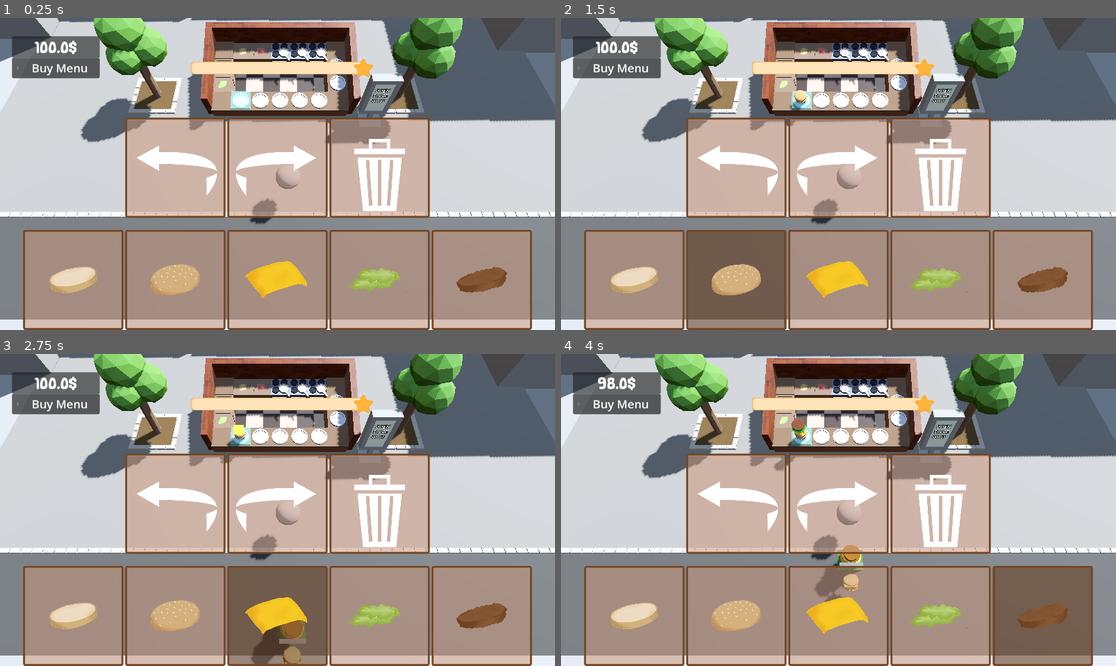
Above: before the commit, frames 1-4 (two rows, left to right).
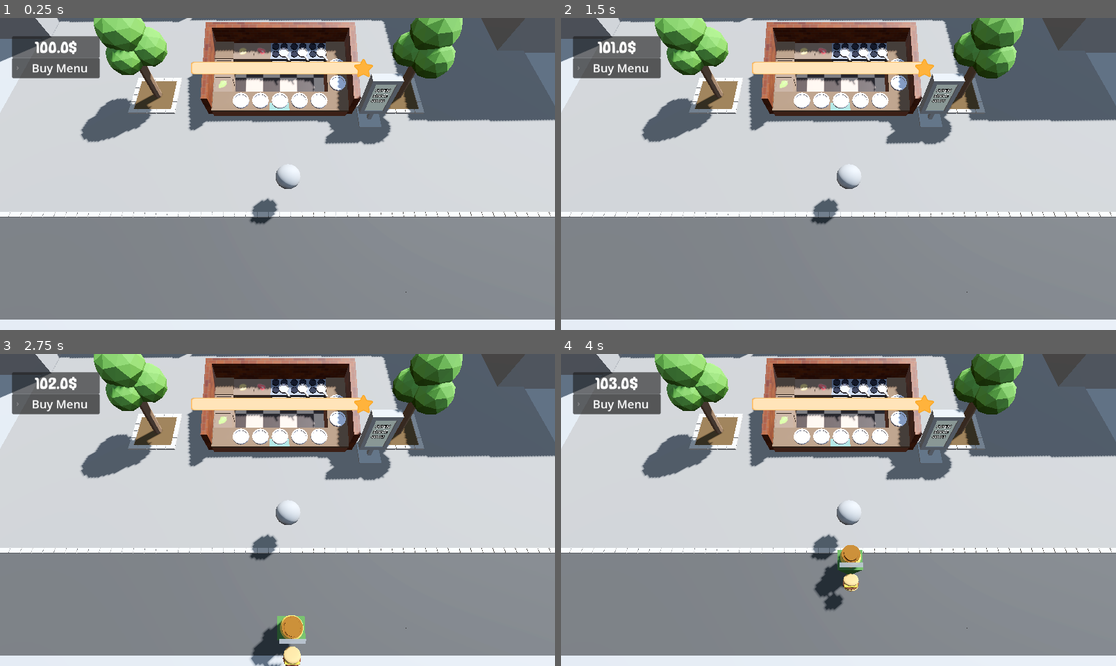
Above: after the commit, the same moments.

Repository: thewasmans/2026-game-jam-burger-truck
Game: Godot game, scene res://scenes/main.tscn
Two runs of this game, one before a commit and one after it. Both use one fixed random seed, a clock stepped at 60 frames per second and the inputs below.
Inputs (mouse positions are in pixels of both pictures, inside the frame that each line leads up to):
- Up to frame 1 (0.25 s): no input
- Up to frame 2 (1.5 s): click (633, 280) at 0.52 s; click (738, 280) at 1.27 s
- Up to frame 3 (2.75 s): click (277, 616) at 2.02 s
- Up to frame 4 (4 s): click (938, 616) at 2.77 s; click (1043, 616) at 3.52 s

The runs differ from the first frame. In frame 1, 47% of the frame differs, in the area x 4-96%, y 23-100%; in frame 2, 47%; in frame 3, 47%; in frame 4, 47%, in the area x 4-96%, y 7-100%.

Commit message:
Add drag n drop ingredients

Diff:
--- a/contents/prefabs/kitchen/counter.tscn
+++ b/contents/prefabs/kitchen/counter.tscn
@@ -9,12 +9,12 @@
 [node name="counter" unique_id=710695029 node_paths=PackedStringArray("node_hover_feedback", "anchor_spawn") instance=ExtResource("1_yg53l")]
 script = ExtResource("2_tqr7n")
 node_hover_feedback = NodePath("Counter")
-anchor_spawn = NodePath("AnchorBurger")
+anchor_spawn = NodePath("Counter/AnchorBurger")
 
-[node name="AnchorBurger" parent="." index="1" unique_id=952649832 instance=ExtResource("3_nmrw8")]
+[node name="AnchorBurger" parent="Counter" parent_id_path=PackedInt32Array(1567535548) index="0" unique_id=952649832 instance=ExtResource("3_nmrw8")]
 transform = Transform3D(1, 0, 0, 0, 1, 0, 0, 0, 1, 0, 0.669, 0)
 
-[node name="Area3D" type="Area3D" parent="." index="2" unique_id=1611687756]
+[node name="Area3D" type="Area3D" parent="." index="1" unique_id=1611687756]
 
 [node name="CollisionShape3D" type="CollisionShape3D" parent="Area3D" index="0" unique_id=143875316]
 shape = SubResource("BoxShape3D_yg53l")
--- a/contents/prefabs/ui/game_ui.tscn
+++ b/contents/prefabs/ui/game_ui.tscn
@@ -42,6 +42,7 @@
 editable = false
 
 [node name="HBoxControl" type="HBoxContainer" parent="." unique_id=2039292817]
+visible = false
 layout_mode = 1
 anchors_preset = 12
 anchor_top = 1.0
@@ -71,6 +72,7 @@
 icon = ExtResource("7_ckmay")
 
 [node name="HBoxIngredientsButton" type="HBoxContainer" parent="." unique_id=1966454403]
+visible = false
 layout_mode = 1
 anchors_preset = 12
 anchor_top = 1.0
--- a/scenes/main.tscn
+++ b/scenes/main.tscn
@@ -23,7 +23,6 @@
 [ext_resource type="Script" path="res://scripts/furnitures.gd" id="19_og1vs"]
 [ext_resource type="Resource" uid="uid://da52klgb8iem0" path="res://data/ingredients/steak.tres" id="19_yq6so"]
 [ext_resource type="Texture2D" uid="uid://bbtfkx7mh5t6o" path="res://contents/ui/assets/trash.png" id="20_2wyq8"]
-[ext_resource type="PackedScene" uid="uid://cnqxm7mb2fw5c" path="res://contents/vfx/smoke_vfx.tscn" id="20_pm3ni"]
 [ext_resource type="PackedScene" uid="uid://0xjac1r22bli" path="res://contents/3d/kitchen/stove/stove.gltf" id="21_vxglm"]
 [ext_resource type="Resource" uid="uid://ceppbwd4jotj4" path="res://data/furnitures/furniture_01.tres" id="22_fv21b"]
 [ext_resource type="PackedScene" uid="uid://nv67orp1v886" path="res://scenes/selector.tscn" id="22_y6deb"]
@@ -40,6 +39,51 @@
 model_3d = ExtResource("21_vxglm")
 metadata/_custom_type_script = "uid://cby3s6lg60sk5"
 
+[sub_resource type="Gradient" id="Gradient_vnvi5"]
+offsets = PackedFloat32Array(0, 0.437018, 1)
+colors = PackedColorArray(0.38170326, 0.38170326, 0.3817031, 0.84705883, 1, 0.9372549, 0.8117647, 0.88235295, 0.9529412, 0.92941177, 0.6901961, 0.9411765)
+
+[sub_resource type="GradientTexture1D" id="GradientTexture1D_w3lu1"]
+gradient = SubResource("Gradient_vnvi5")
+
+[sub_resource type="Curve" id="Curve_457x1"]
+_limits = [0.0, 4.45, 0.0, 1.0]
+_data = [Vector2(0, 1.4444716), 0.0, 0.41160738, 0, 0, Vector2(1, 0.03161621), -4.619612, 0.0, 0, 0]
+point_count = 2
+
+[sub_resource type="CurveTexture" id="CurveTexture_6rs2f"]
+curve = SubResource("Curve_457x1")
+
+[sub_resource type="Curve" id="Curve_eb7q1"]
+_data = [Vector2(0, 1), 0.0, 0.0, 0, 0, Vector2(1, 0), 0.0, 0.0, 0, 0]
+point_count = 2
+
+[sub_resource type="CurveTexture" id="CurveTexture_ti0k1"]
+curve = SubResource("Curve_eb7q1")
+
+[sub_resource type="ParticleProcessMaterial" id="ParticleProcessMaterial_xt8e8"]
+lifetime_randomness = 0.4
+emission_shape = 1
+emission_sphere_radius = 1.0
+spread = 180.0
+initial_velocity_min = 0.29999998
+initial_velocity_max = 1.5
+gravity = Vector3(0, 1.1, 0)
+scale_min = 0.19999999
+scale_max = 0.39999998
+scale_curve = SubResource("CurveTexture_ti0k1")
+color = Color(0.65882355, 0.65882355, 0.65882355, 0.67058825)
+color_initial_ramp = SubResource("GradientTexture1D_w3lu1")
+emission_curve = SubResource("CurveTexture_6rs2f")
+
+[sub_resource type="StandardMaterial3D" id="StandardMaterial3D_a7jxu"]
+transparency = 1
+vertex_color_use_as_albedo = true
+albedo_color = Color(0.70796657, 0.7079665, 0.7079665, 1)
+
+[sub_resource type="SphereMesh" id="SphereMesh_ithj1"]
+material = SubResource("StandardMaterial3D_a7jxu")
+
 [sub_resource type="StandardMaterial3D" id="StandardMaterial3D_0wfyh"]
 albedo_color = Color(0.88235295, 0, 0, 1)
 
@@ -73,17 +117,16 @@
 
 [sub_resource type="SphereMesh" id="SphereMesh_5q0nq"]
 
-[node name="Main" type="Node3D" unique_id=113603498 node_paths=PackedStringArray("snack_truck", "game_ui", "spawner", "anchor_plates", "anchor_plates_clients", "plate_selector", "vfx_burger_disappear", "navigation")]
+[node name="Main" type="Node3D" unique_id=113603498 node_paths=PackedStringArray("snack_truck", "game_ui", "spawner", "anchor_plates_clients", "plate_selector", "vfx_burger_disappear", "navigation")]
 script = ExtResource("4_abcde")
 snack_truck = NodePath("Level/Kitchen")
 game_ui = NodePath("GameUI")
 spawner = NodePath("Level/HungryClientSpawner")
 burgers_data = Array[ExtResource("2_jkv2x")]([ExtResource("3_jbj1t"), ExtResource("4_muem4"), ExtResource("5_dp3eg"), ExtResource("6_0ld40"), ExtResource("7_gqmmt"), ExtResource("8_yc10j"), ExtResource("9_jscy8"), ExtResource("10_pm3ni"), ExtResource("11_y6deb"), ExtResource("12_og1vs")])
 ingredients_data = Array[ExtResource("13_pm3ni")]([ExtResource("14_y6deb"), ExtResource("15_og1vs"), ExtResource("16_2wyq8"), ExtResource("17_vxglm"), ExtResource("19_yq6so")])
-anchor_plates = [NodePath("Level/Kitchen/AnchorPlateFood/AnchorPlate01"), NodePath("Level/Kitchen/AnchorPlateFood/AnchorPlate02"), NodePath("Level/Kitchen/AnchorPlateFood/AnchorPlate03"), NodePath("Level/Kitchen/AnchorPlateFood/AnchorPlate04"), NodePath("Level/Kitchen/AnchorPlateFood/AnchorPlate05")]
 anchor_plates_clients = [NodePath("Level/Kitchen/AnchorPlateClients/AnchorClient01"), NodePath("Level/Kitchen/AnchorPla …(210 unchanged characters)…
 plate_selector = NodePath("Level/Selector")
-vfx_burger_disappear = NodePath("Level/Kitchen/AnchorPlateFood/VFX Burger Disappear/GPUParticles3D")
+vfx_burger_disappear = NodePath("Level/Kitchen/GPUParticles3D")
 default_amount_money = 100.0
 furnitures = Array[ExtResource("19_og1vs")]([SubResource("Resource_2wyq8"), ExtResource("22_fv21b"), ExtResource("23_tel4y"), ExtResource("24_qkpxi"), ExtResource("25_5q0nq")])
 navigation = NodePath("Level/NavigationRegion3D")
@@ -101,6 +144,17 @@
 camera = NodePath("../../Global/Camera3D")
 distance = 14.5
 
+[node name="GPUParticles3D" type="GPUParticles3D" parent="Level/Kitchen" unique_id=1636278527]
+transform = Transform3D(-1, 0, 8.742278e-08, 0, 1, 0, -8.742278e-08, 0, -1, 0.3301512, 1.1950979, 1.7882056)
+emitting = false
+amount = 20
+lifetime = 0.8
+one_shot = true
+explosiveness = 1.0
+fixed_fps = 0
+process_material = SubResource("ParticleProcessMaterial_xt8e8")
+draw_pass_1 = SubResource("SphereMesh_ithj1")
+
 [node name="TargetPositionClients" type="Node3D" parent="Level/Kitchen" unique_id=1746330562]
 transform = Transform3D(-1, 0, 8.742278e-08, 0, 1, 0, -8.742278e-08, 0, -1, 0.2929997, 0, 3.210757)
 
@@ -110,26 +164,6 @@
 [node name="Leaving" type="MeshInstance3D" parent="Level/Kitchen/TargetPositionClients" unique_id=696312194]
 transform = Transform3D(1, 0, 0, 0, 1, 0, 0, 0, 1, -15.4920025, 0, 0)
 mesh = SubResource("SphereMesh_0wfyh")
-
-[node name="AnchorPlateFood" type="Node3D" parent="Level/Kitchen" unique_id=1635520529]
-
-[node name="VFX Burger Disappear" parent="Level/Kitchen/AnchorPlateFood" unique_id=869497307 instance=ExtResource("20_pm3ni")]
-transform = Transform3D(-1, 0, 8.742278e-08, 0, 1, 0, -8.742278e-08, 0, -1, -0.09317541, 1.1247842, 1.7059641)
-
-[node name="AnchorPlate01" parent="Level/Kitchen/AnchorPlateFood" unique_id=952649832 instance=ExtResource("28_tel4y")]
-transform = Transform3D(-1, -2.4256808e-08, 8.399017e-08, 0, 0.96073556, 0.27746555, -8.742278e-08, 0.27746555, -0.96073556, -2.0024374, 1.0088128, 1.5918484)
-
-[node name="AnchorPlate02" parent="Level/Kitchen/AnchorPlateFood" unique_id=2061098516 instance=ExtResource("28_tel4y")]
-transform = Transform3D(-1, -2.4256808e-08, 8.399017e-08, 0, 0.96073556, 0.27746555, -8.742278e-08, 0.27746555, -0.96073556, -0.99566084, 1.0088128, 1.5918484)
-
-[node name="AnchorPlate03" parent="Level/Kitchen/AnchorPlateFood" unique_id=1504277941 instance=ExtResource("28_tel4y")]
-transform = Transform3D(-1, -2.4256808e-08, 8.399017e-08, 0, 0.96073556, 0.27746555, -8.742278e-08, 0.27746555, -0.96073556, 0.015567303, 1.0088128, 1.5918484)
-
-[node name="AnchorPlate04" parent="Level/Kitchen/AnchorPlateFood" unique_id=1394967471 instance=ExtResource("28_tel4y")]
-transform = Transform3D(-1, -2.4256808e-08, 8.399017e-08, 0, 0.96073556, 0.27746555, -8.742278e-08, 0.27746555, -0.96073556, 1.0016363, 1.0088128, 1.5918484)
-
-[node name="AnchorPlate05" parent="Level/Kitchen/AnchorPlateFood" unique_id=1369997224 instance=ExtResource("28_tel4y")]
-transform = Transform3D(-1, -2.4256808e-08, 8.399017e-08, 0, 0.96073556, 0.27746555, -8.742278e-08, 0.27746555, -0.96073556, 2.0044355, 1.0088128, 1.5918484)
 
 [node name="AnchorPlateClients" type="Node3D" parent="Level/Kitchen" unique_id=425371094]
 
@@ -211,5 +245,3 @@
 
 [connection signal="child_entered_tree" from="Level" to="." method="on_child_entered_tree"]
 [connection signal="child_entered_tree" from="GameUI" to="GameUI" method="_on_child_entered_tree"]
-
-[editable path="Level/Kitchen/AnchorPlateFood/VFX Burger Disappear"]
--- a/scripts/box_interract.gd
+++ b/scripts/box_interract.gd
@@ -8,6 +8,7 @@
 @export var scale_animation:float = 1.5
 @export var ingredient:Ingredient
 @export var anchor_spawn:Node3D
+var _plate:Plate
 
 func _ready() -> void:
 	$Area3D.mouse_entered.connect(_on_area_3d_mouse_entered)
--- a/scripts/main.gd
+++ b/scripts/main.gd
@@ -4,31 +4,11 @@
 
 signal money_changed
 
-class Plate:
-	var _ingredients:Array[Ingredient] = []
-	var _anchor:Node3D
-
-	func _init(anchor:Node3D) -> void:
-		_anchor = anchor
-
-	func add_ingredient(ingredient:Ingredient):
-		var instance: Node3D = ingredient.model_3d.instantiate()
-		_ingredients.append(ingredient)
-		instance.position += Vector3.UP * _ingredients.size() * .25
-		instance.scale = Vector3.ONE * .25
-		_anchor.add_child(instance)
-
-	func clear():
-		for child in _anchor.get_children():
-			child.queue_free()
-		_ingredients = []
-
 @export var snack_truck: SnackTruck
 @export var game_ui: GameUI
 @export var spawner: HungryClientSpawner
 @export var burgers_data: Array[BurgerData]
 @export var ingredients_data: Array[Ingredient]
-@export var anchor_plates: Array[Node3D]
 @export var anchor_plates_clients: Array[Node3D]
 @export var plate_selector: Node3D
 @export var vfx_burger_disappear: GPUParticles3D
@@ -44,17 +24,19 @@
 var _current_index_plate: int
 var _current_furniture:Furniture
 var _current_furniture_instance: Node3D
-var current_plate:Plate:
-	get:
-		return _plates[_current_index_plate]
+var current_plate:Plate
 var current_burger:Array[Ingredient]:
 	get:
 		return current_plate._ingredients
+var anchor_plates: Array:
+	get:
+		var box = snack_truck.plates_box.map(func(elt:BoxInterract): return elt.anchor_spawn)
+		return box
 
 func _ready() -> void:
 	_current_furniture = null
 	snack_truck.reputation_changed.connect(game_ui.on_reputation_changed)
-	snack_truck.ingredient_plate_assigned.connect(lol)
+	snack_truck.ingredient_plate_assigned.connect(_on_ingredient_plate_assigned)
 	game_ui.init_buttons_ingredients(ingredients_data)
 	game_ui.init_buttons_furnitures(furnitures)
 	game_ui.select_plate_changed.connect(plate_selected_changed)
@@ -63,15 +45,18 @@
 	for button in game_ui.ingredients_buttons:
 		var ingredient:Ingredient = button.get_meta("ingredient")
 		button.pressed.connect(add_ingredient_on_plate.bind(ingredient))
-	for anchor in anchor_plates:
-		_plates.append(Plate.new(anchor))
+
+	for box in snack_truck.plates_box:
+		print("box.anchor_spawn", box.anchor_spawn)
+		var plate = Plate.new(box.anchor_spawn)
+		box._plate = plate
+		_plates.append(plate)
 
 	for anchor in anchor_plates_clients:
 		_plates_availalble[anchor] = null
 
 	_money = default_amount_money
 	game_ui.set_money_value(default_amount_money)
-	plate_selected_changed(0)
 
 func furniture_selected(furniture:Furniture):
 	_current_furniture = furniture
@@ -109,7 +94,8 @@
 				_current_furniture_instance = null
 
 func flush_current_plate():
-	current_plate.clear()
+	if current_plate:
+		current_plate.clear()
 
 func on_child_entered_tree(node: Node) -> void:
 	if node is HungryClient:
@@ -151,11 +137,14 @@
 			break
 	assign_clients_to_plates()
 
-func lol(box, ingredient:Ingredient):
+func _on_ingredient_plate_assigned(box: BoxInterract, ingredient: Ingredient):
+	print("box._plate ", box._plate)
+	current_plate = box._plate
 	add_ingredient_on_plate(ingredient)
 
 func add_ingredient_on_plate(ingredient:Ingredient):
 	if buy_ingredient(ingredient):
+		print("current_plate,", current_plate)
 		current_plate.add_ingredient(ingredient)
 		var client := burger_match_with_client(current_burger)
 		if client:
--- /dev/null
+++ b/scripts/plate.gd
@@ -0,0 +1,21 @@
+extends Object
+class_name Plate
+
+var _ingredients:Array[Ingredient] = []
+var _anchor:Node3D
+
+func _init(anchor:Node3D) -> void:
+	_anchor = anchor
+
+func add_ingredient(ingredient:Ingredient):
+	var instance: Node3D = ingredient.model_3d.instantiate()
+	_ingredients.append(ingredient)
+	instance.position += Vector3.UP * _ingredients.size() * .25
+	instance.scale = Vector3.ONE * .25
+	_anchor.add_child(instance)
+	print("_anchor ", _anchor)
+
+func clear():
+	for child in _anchor.get_children():
+		child.queue_free()
+	_ingredients = []
--- a/scripts/snack_truck.gd
+++ b/scripts/snack_truck.gd
@@ -3,7 +3,7 @@
 class_name SnackTruck
 
 signal reputation_changed(new_reputation: int)
-signal ingredient_plate_assigned(box:Node3D, ingredient:Ingredient)
+signal ingredient_plate_assigned(box:BoxInterract, ingredient:Ingredient)
 
 @export var ingredient_box: Array[BoxInterract]
 @export var plates_box: Array[BoxInterract]
Not shown, added: scripts/plate.gd.uid
